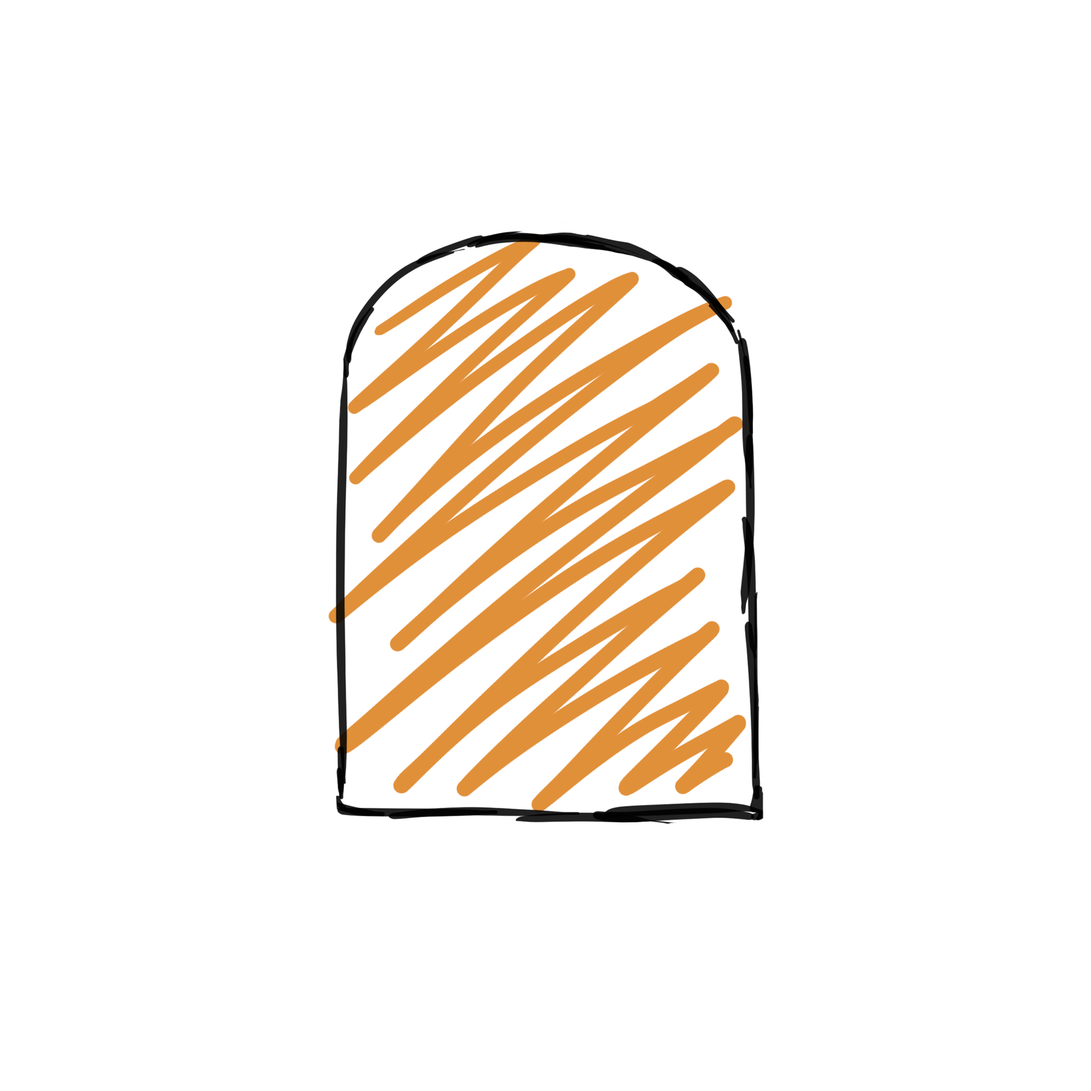
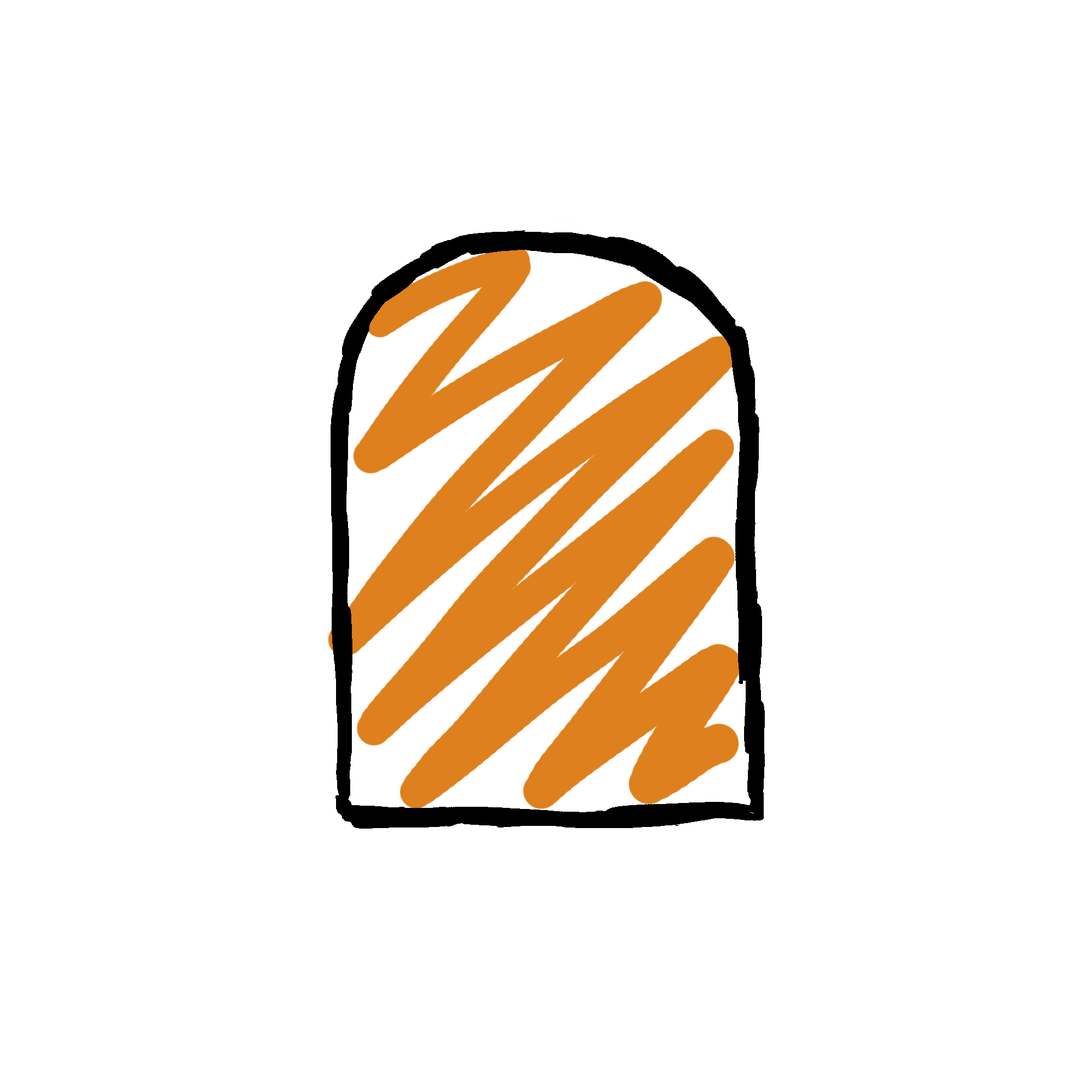
The second 1091 × 1091 image is a revision of the first. Changes to its layers:
painted on "Layer 1 copy" over [330, 230, 766, 829]
added layer "Layer 3" above "Layer 2 copy" over [327, 245, 743, 811]
hid "Layer 2 copy" over [327, 233, 748, 814]
